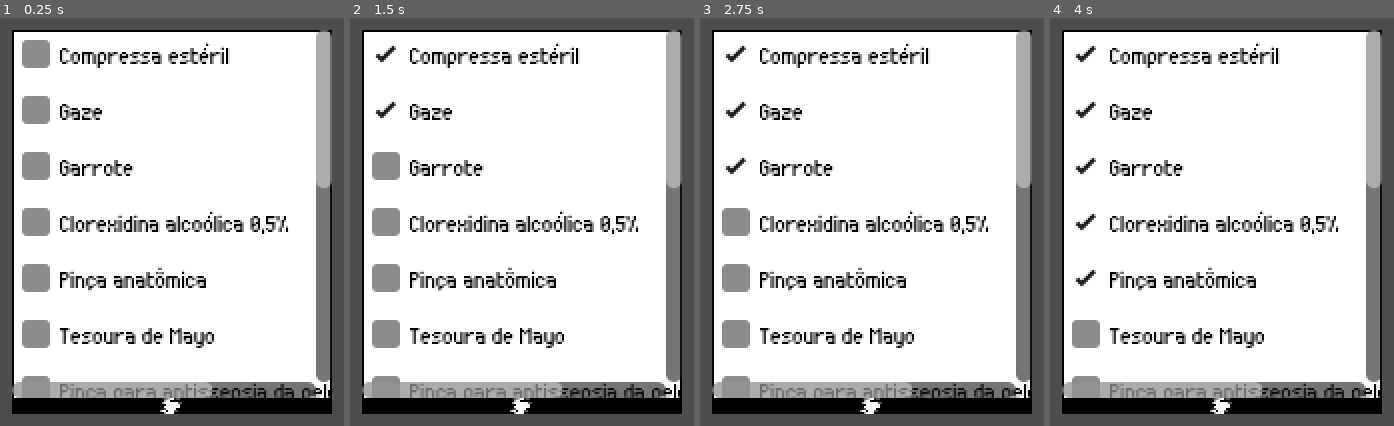
Above: before the commit, frames 1-4 (left to right).
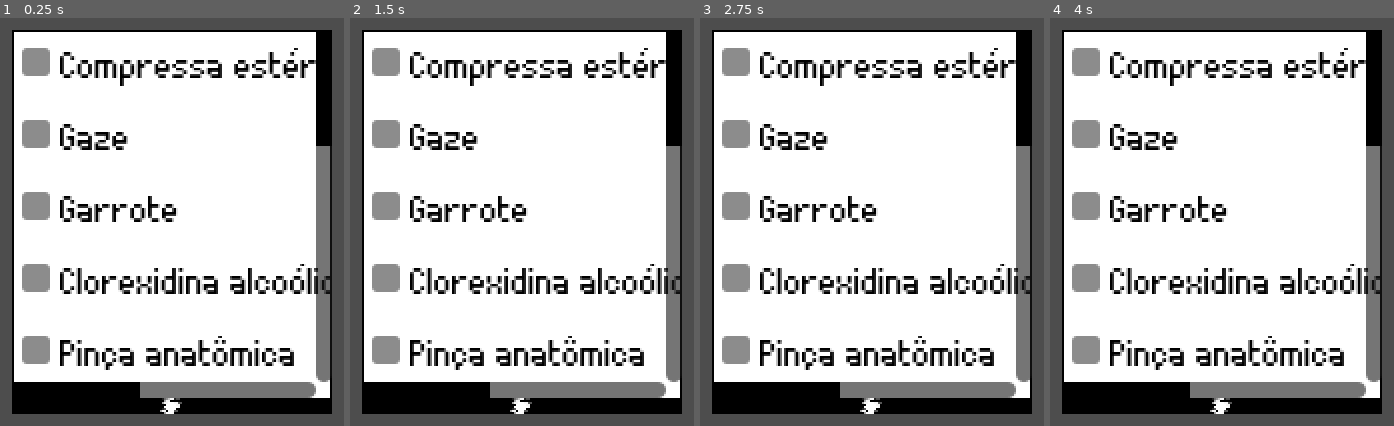
Above: after the commit, the same moments.

Repository: caduceusj/projeto-saude-arte-vida
Game: Godot game, scene res://PapersPleaseClone/Cenas/Tablet/tablet.tscn
Two runs of this game, one before a commit and one after it. Both use one fixed random seed, a clock stepped at 60 frames per second and the inputs below. This scene is started directly instead of the project's main scene.
Inputs:
- Up to frame 1 (0.25 s): no input
- Up to frame 2 (1.5 s): click "Compressa estéril" at 0.5 s; click "Gaze" at 1.25 s
- Up to frame 3 (2.75 s): click "Garrote" at 2 s
- Up to frame 4 (4 s): click "Clorexidina alcoólica 0,5%" at 2.75 s; click "Pinça anatômica" at 3.5 s

The runs differ from the first frame. In frame 1, 20% of the frame differs, in the area x 3-97%, y 2-94%; in frame 2, 19%; in frame 3, 19%; in frame 4, 19%.

Commit message:
tablet com ScrollContainer

Diff:
--- a/PapersPleaseClone/Tema/theme.tres
+++ b/PapersPleaseClone/Tema/theme.tres
@@ -71,6 +71,24 @@
 expand_margin_right = 2.0
 expand_margin_bottom = 2.0
 
+[sub_resource type="StyleBoxFlat" id="StyleBoxFlat_yey7l"]
+bg_color = Color(0, 0, 0, 1)
+
+[sub_resource type="StyleBoxFlat" id="StyleBoxFlat_2qjb4"]
+bg_color = Color(0, 0, 0, 1)
+
+[sub_resource type="StyleBoxFlat" id="StyleBoxFlat_7kal5"]
+bg_color = Color(0, 0, 0, 1)
+
+[sub_resource type="StyleBoxFlat" id="StyleBoxFlat_p3ou1"]
+bg_color = Color(0, 0, 0, 1)
+
+[sub_resource type="StyleBoxFlat" id="StyleBoxFlat_qp5at"]
+bg_color = Color(0, 0, 0, 1)
+
+[sub_resource type="StyleBoxFlat" id="StyleBoxFlat_ijdbd"]
+bg_color = Color(0, 0, 0, 1)
+
 [resource]
 default_font = ExtResource("1_ad2a2")
 CheckBox/colors/font_color = Color(0, 0, 0, 1)
@@ -83,7 +101,6 @@
 CheckBox/constants/check_v_offset = 0
 CheckBox/constants/h_separation = 4
 CheckBox/constants/outline_size = 0
-CheckBox/font_sizes/font_size = 10
 CheckBox/icons/checked = SubResource("ImageTexture_yhtxx")
 CheckBox/icons/checked_disabled = SubResource("ImageTexture_yhtxx")
 CheckBox/icons/radio_checked = SubResource("ImageTexture_se7o6")
@@ -98,3 +115,9 @@
 CheckBox/styles/hover_pressed = SubResource("StyleBoxEmpty_2uw5n")
 CheckBox/styles/normal = SubResource("StyleBoxEmpty_2uw5n")
 CheckBox/styles/pressed = SubResource("StyleBoxEmpty_2uw5n")
+HScrollBar/styles/grabber = SubResource("StyleBoxFlat_yey7l")
+HScrollBar/styles/grabber_highlight = SubResource("StyleBoxFlat_2qjb4")
+HScrollBar/styles/grabber_pressed = SubResource("StyleBoxFlat_7kal5")
+VScrollBar/styles/grabber = SubResource("StyleBoxFlat_p3ou1")
+VScrollBar/styles/grabber_highlight = SubResource("StyleBoxFlat_qp5at")
+VScrollBar/styles/grabber_pressed = SubResource("StyleBoxFlat_ijdbd")
Not shown: 1 places in PapersPleaseClone/Tema/theme.tres that only renumber resources
